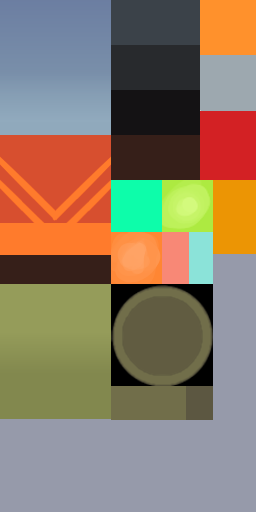
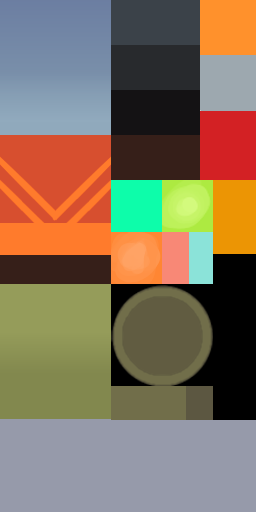
Before/after of a 256px x 512px layered artwork. What changed in the layer stack:
painted on "Copy of Paint Layer 2" over left=213, top=254, right=256, bottom=420
